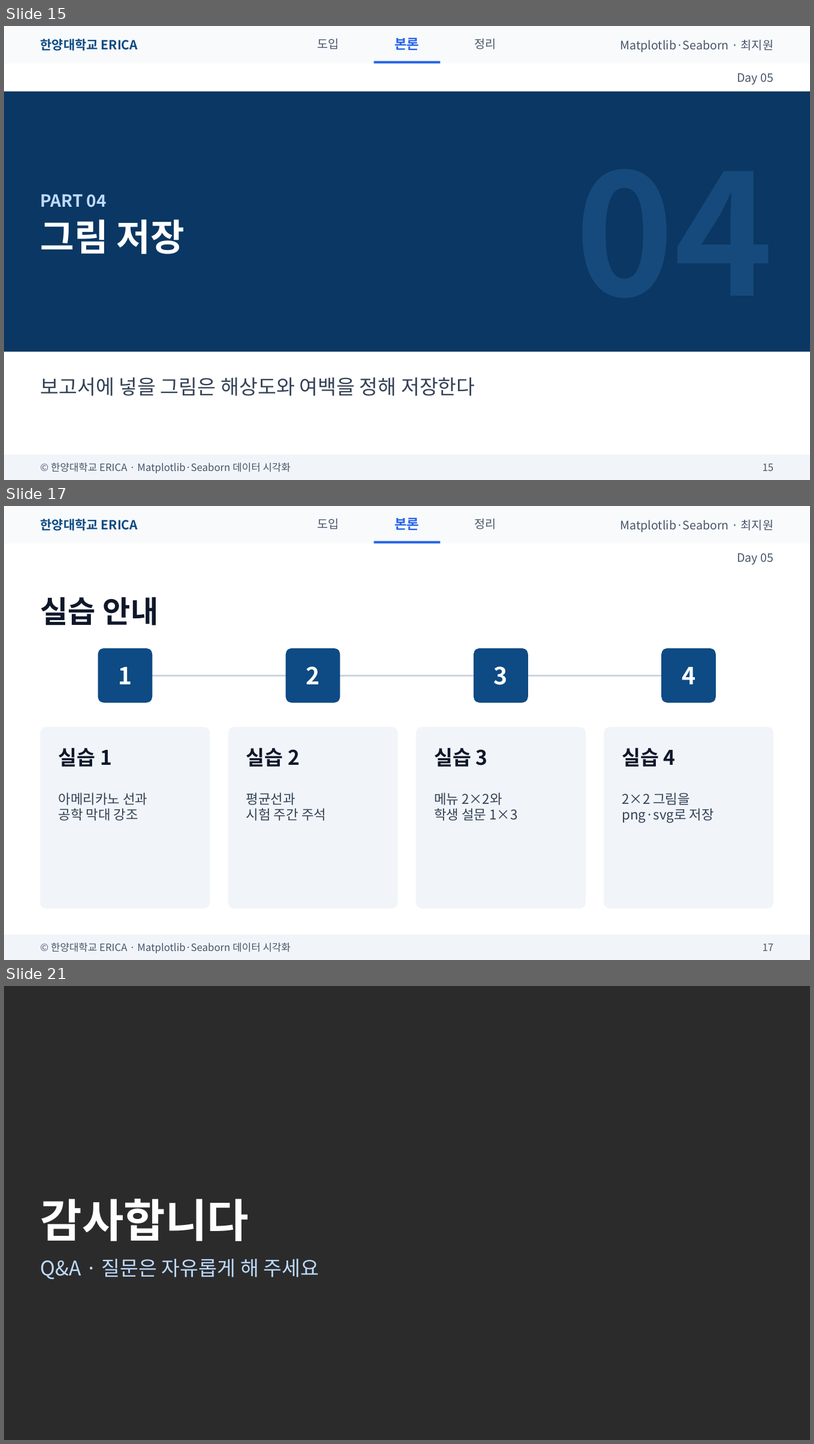
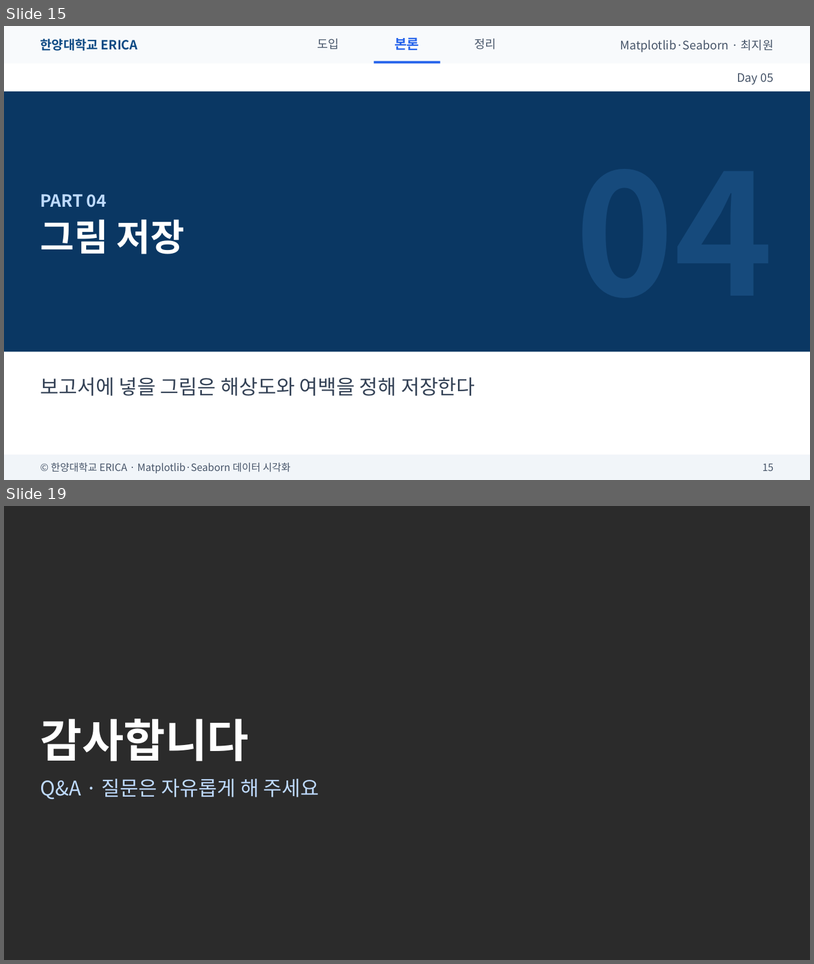
Before and after one commit to wonguwon/generate_lesson, a slide deck: materials/matplotlib-seaborn/ppt/Day05/Day05_꾸미기와여러그래프.pptx. Shown one above the other, each under a label of ours: slides 15, 17 and 21 before the commit, slides 15 and 19 after it; the slides between them are not shown. The pictures are 814x1444 and 814x964 pixels, drawn with LibreOffice and Linux fonts; fonts in the diff are those of the drawing; background and template pictures are left out; a plain dark background stands for a picture behind light text. Boxes give left, top, right and bottom in pixels: in the first picture for what was removed or moved away, otherwise in the second. Text is boxed around its words. In the diff, an @@ line names an element or a change of style, - is before the commit and + after.

```diff
--- a/materials/matplotlib-seaborn/ppt/Day05/Day05_꾸미기와여러그래프.pptx
+++ b/materials/matplotlib-seaborn/ppt/Day05/Day05_꾸미기와여러그래프.pptx
@@ slide 17 removed at <box>4,506,810,960</box>, background #FFFFFF @@
@@ rectangle removed at <box>4,506,810,544</box> @@
@@ text removed at <box>40,519,138,531</box> @@
-한양대학교 ERICA
@@ text removed at <box>318,519,339,529</box> @@
-도입
@@ text removed at <box>395,517,419,530</box> @@
-본론
@@ text removed at <box>475,519,497,529</box> @@
-정리
@@ text removed at <box>621,520,774,532</box> @@
-Matplotlib·Seaborn · 최지원
@@ rectangle removed at <box>374,541,441,544</box> @@
@@ text removed at <box>737,553,774,565</box> @@
-Day 05
@@ title removed at <box>40,597,159,625</box> @@
-실습 안내
@@ rounded rectangle removed at <box>98,648,152,703</box> @@
@@ rounded rectangle removed at <box>286,648,341,703</box> @@
@@ rounded rectangle removed at <box>474,648,528,703</box> @@
@@ rounded rectangle removed at <box>662,648,717,703</box> @@
@@ text removed at <box>118,667,132,684</box> @@
-1
@@ text removed at <box>306,666,320,684</box> @@
-2
@@ text removed at <box>494,666,508,685</box> @@
-3
@@ text removed at <box>682,667,696,684</box> @@
-4
@@ line removed from (125, 675) to (689, 675) @@
@@ rounded rectangle removed at <box>40,727,210,908</box> @@
@@ rounded rectangle removed at <box>228,727,398,908</box> @@
@@ rounded rectangle removed at <box>417,727,587,908</box> @@
@@ rounded rectangle removed at <box>604,727,774,908</box> @@
@@ text removed at <box>59,748,112,766</box> @@
-실습 1
@@ text removed at <box>246,748,300,766</box> @@
-실습 2
@@ text removed at <box>434,748,488,766</box> @@
-실습 3
@@ text removed at <box>622,748,676,766</box> @@
-실습 4
@@ text removed at <box>59,792,147,820</box> @@
-아메리카노 선과
-공학 막대 강조
@@ text removed at <box>246,792,326,820</box> @@
-평균선과
-시험 주간 주석
@@ text removed at <box>434,792,518,820</box> @@
-메뉴 2×2와
-학생 설문 1×3
@@ text removed at <box>622,792,714,823</box> @@
-2×2 그림을
-png·svg로 저장
@@ rectangle removed at <box>4,934,810,960</box> @@
@@ text removed at <box>51,942,291,953</box> @@
-© 한양대학교 ERICA · Matplotlib·Seaborn 데이터 시각화
@@ text removed at <box>763,943,774,951</box> @@
-17
@@ what was slide 21 is now slide 19 @@
```
Also in this commit, not shown: 4 slides changed, 1 other slide removed, 40 other files.
